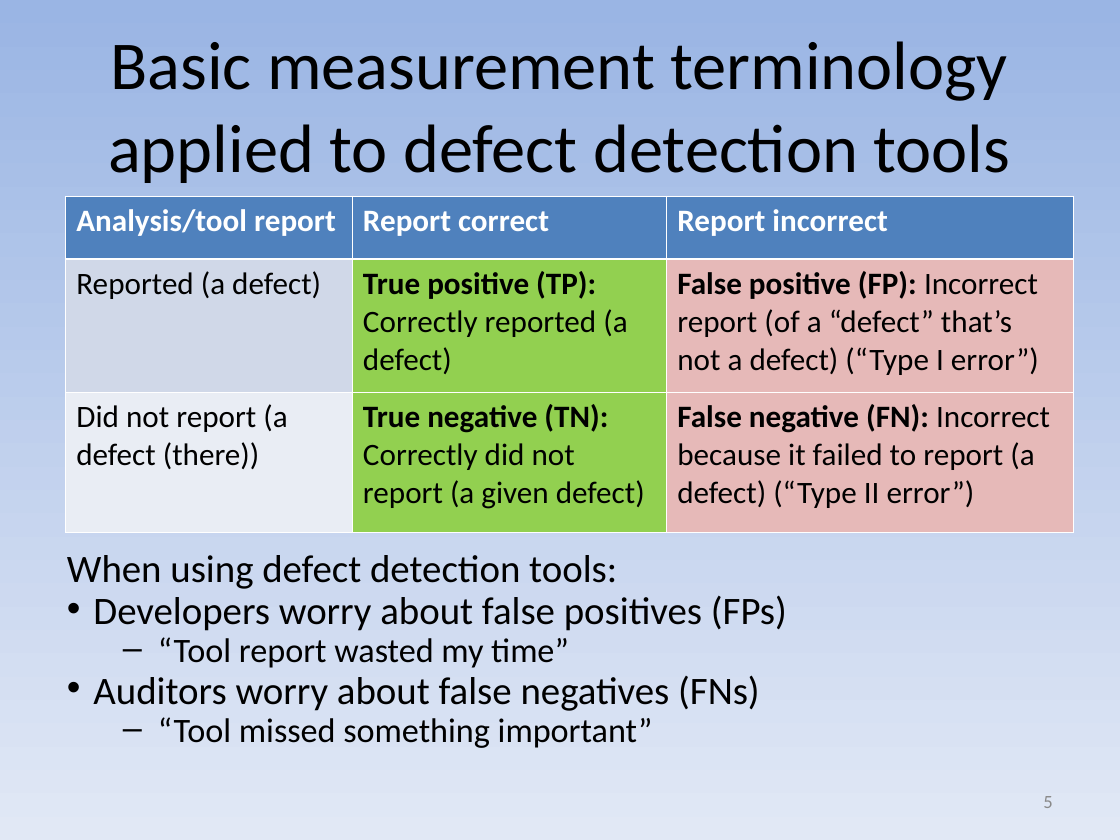
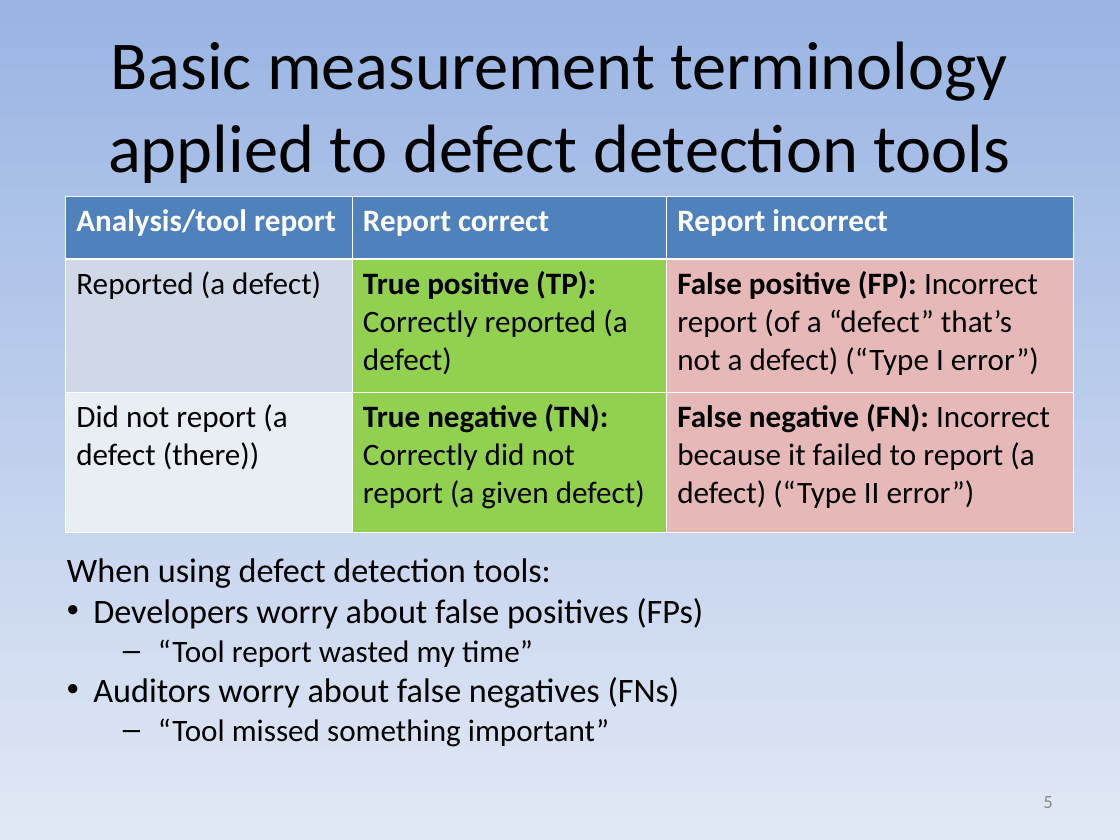
Before and after one commit to david-a-wheeler/david-a-wheeler.github.io, a slide deck: slide 5 of secure-class/presentations/Secure-Software-9-Tools.ppt. Drawn at 1120x840 pixels with LibreOffice and Linux fonts; fonts in the diff are those of the drawing. Boxes give left, top, right and bottom in pixels: in the first picture for what was removed or moved away, otherwise in the second. Text is boxed around its words. In the diff, an @@ line names an element or a change of style, - is before the commit and + after.

Commit message:
Update Secure-Software-9-Tools.ppt

```diff
--- a/secure-class/presentations/Secure-Software-9-Tools.ppt
+++ b/secure-class/presentations/Secure-Software-9-Tools.ppt
@@ text "When using defect detection tools:" at (67, 558, 703, 747): size 25 to 22 pt in "When using defect detection tools:", "Developers worry about false positives (FPs)", "Auditors worry about false negatives (FNs)"; size 22 to 20 pt in "“Tool report wasted my time”", "“Tool missed something important”"; line spacing 0.7 to 0.8 @@
```
Also in this commit, not shown: 3 other slides changed, 1 slide added.
